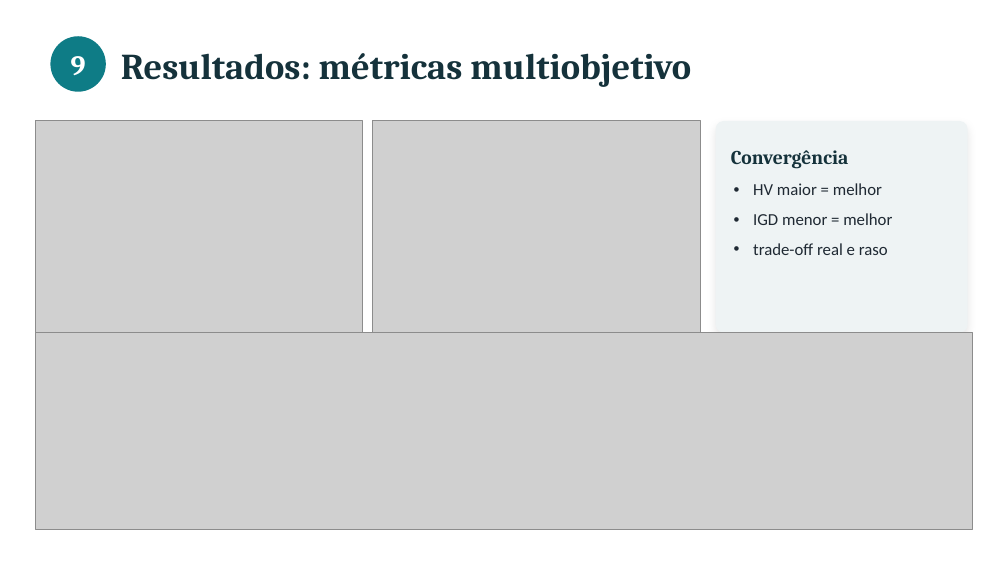
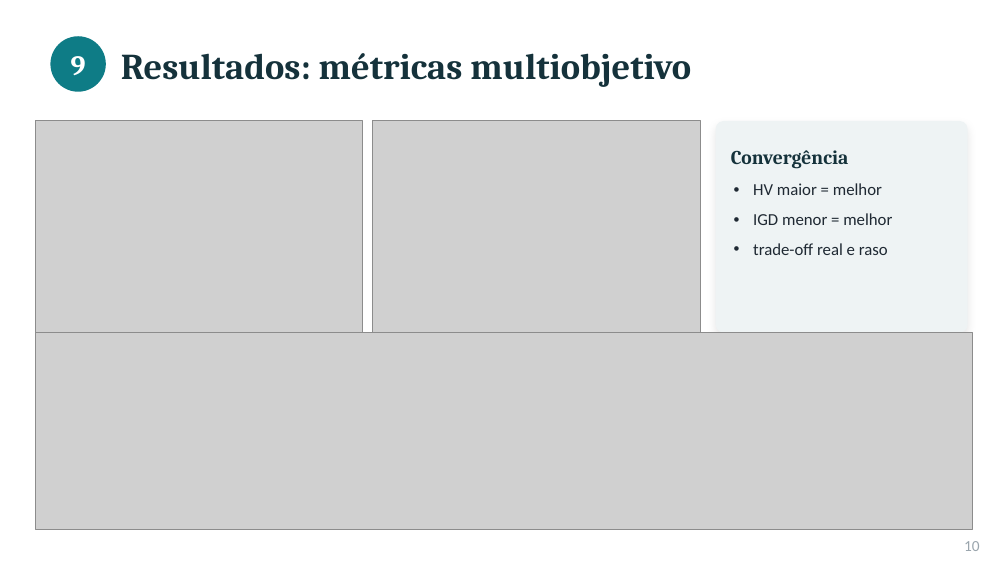
Before and after one commit to LucasRivetti/SeminarioBioInspirados, a slide deck: slide 10 of slides/slides.pptx. Drawn at 1008x567 pixels with LibreOffice and Linux fonts; fonts in the diff are those of the drawing; grey boxes stand for pictures. Boxes give left, top, right and bottom in pixels: in the first picture for what was removed or moved away, otherwise in the second. Text is boxed around its words. In the diff, an @@ line names an element or a change of style, - is before the commit and + after.

```diff
--- a/slides/slides.pptx
+++ b/slides/slides.pptx
@@ text added at bbox=[964, 541, 980, 551], 11 pt, text #9AA5AD @@
+10
```
Also in this commit, not shown: 11 other slides changed, 1 slide added, 2 other files.
